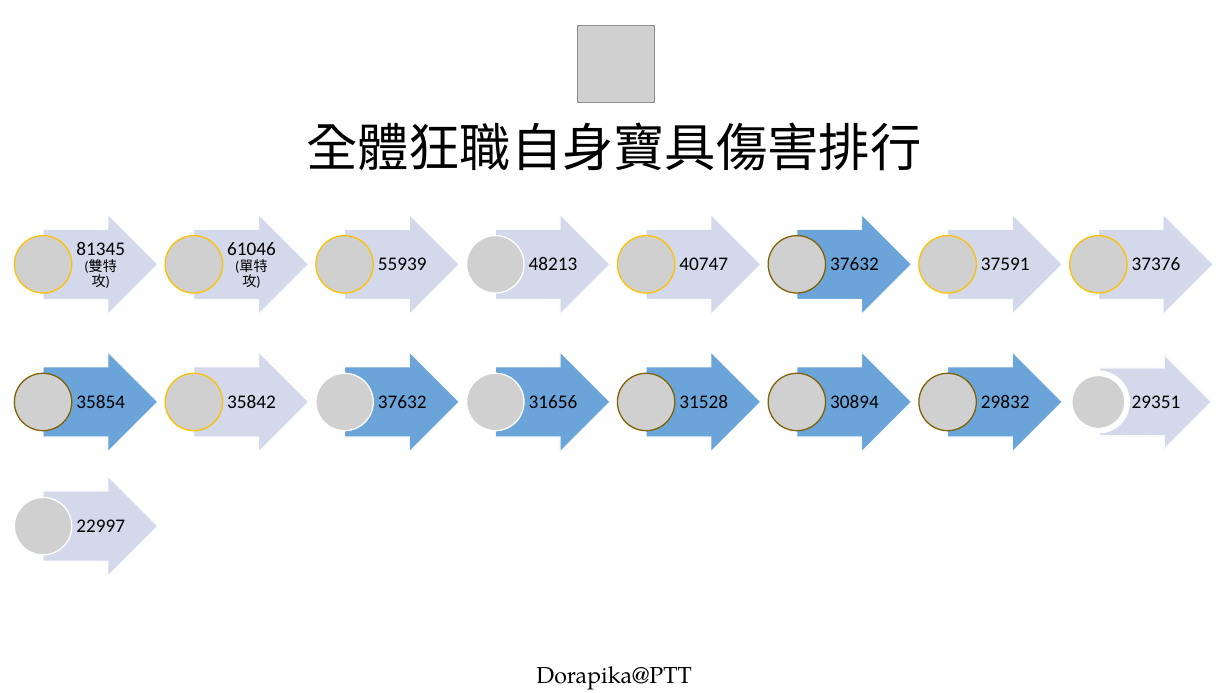
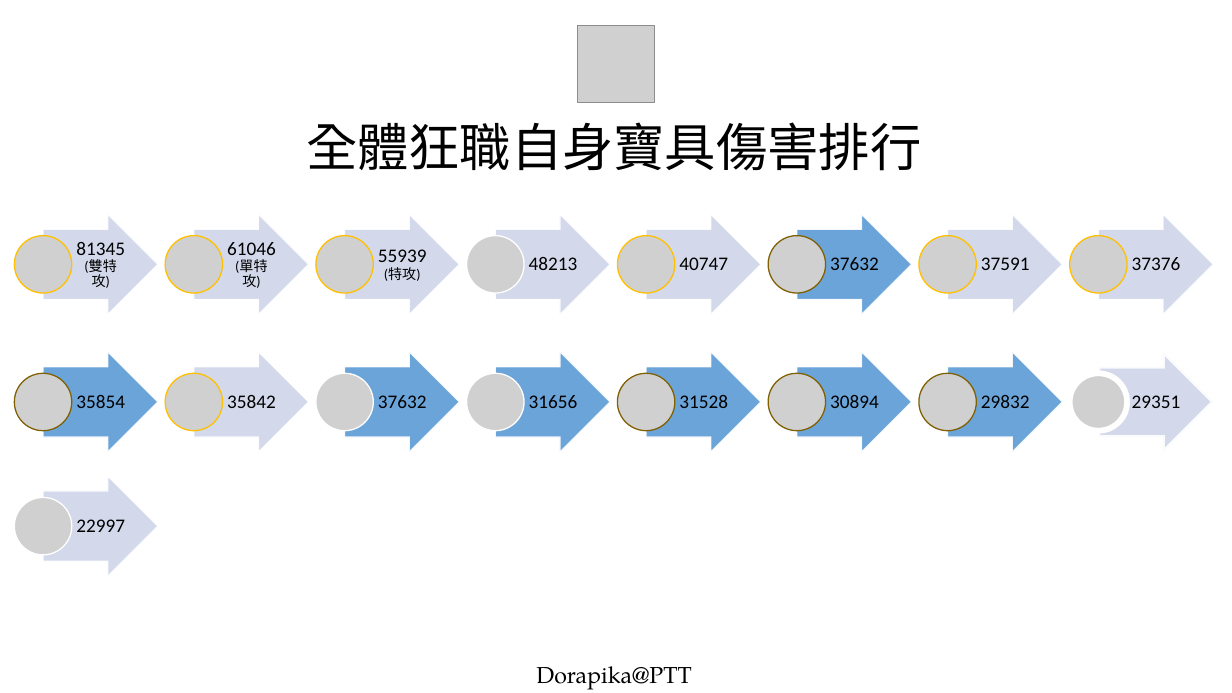
Before and after one commit to dorapika/imgur, a slide deck: slide 1 of NP_damage/berserker.pptx. Drawn at 1232x693 pixels with LibreOffice and Linux fonts; fonts in the diff are those of the drawing; grey boxes stand for pictures; background and template pictures are left out. Boxes give left, top, right and bottom in pixels: in the first picture for what was removed or moved away, otherwise in the second. Text is boxed around its words. In the diff, an @@ line names an element or a change of style, - is before the commit and + after.

```diff
--- a/NP_damage/berserker.pptx
+++ b/NP_damage/berserker.pptx
@@ text at <box>378,249,427,281</box>: text changed @@
-55939
+55939
+(特攻)
```
Also in this commit, not shown: 1 other file.
